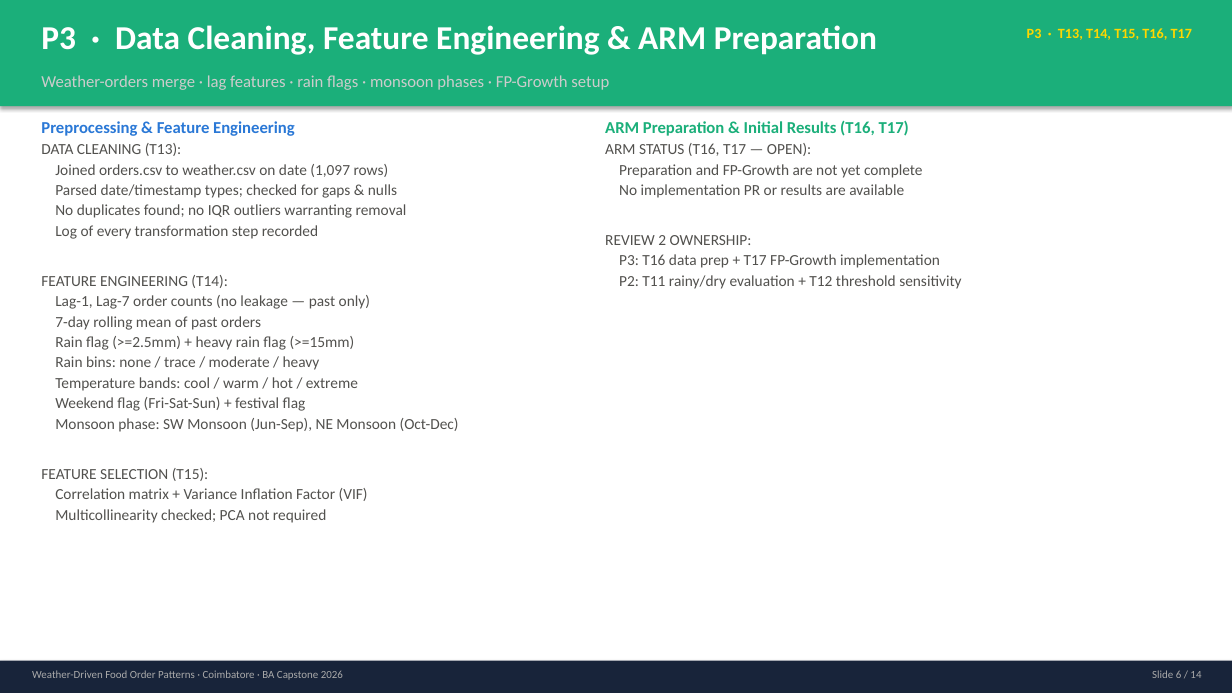
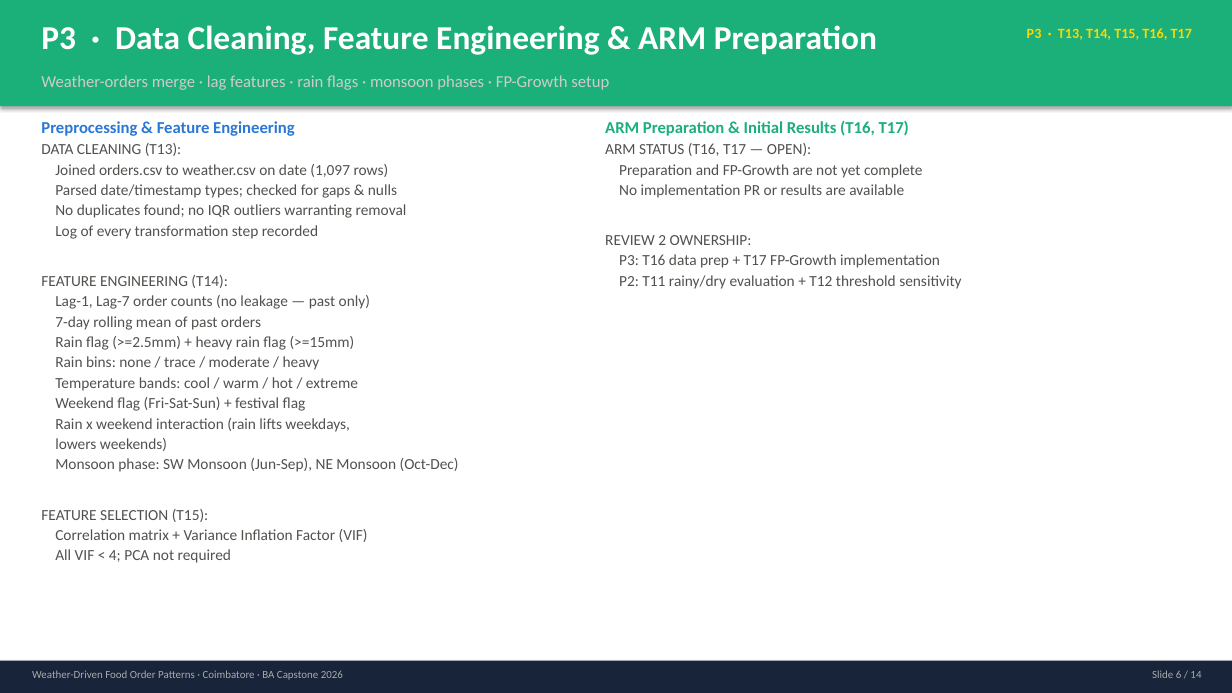
Before and after one commit to priyagarnet20-ops/weather-food-orders, a slide deck: slide 6 of slides/review1/review1_deck.pptx. Drawn at 1232x693 pixels with LibreOffice and Linux fonts; fonts in the diff are those of the drawing. Boxes give left, top, right and bottom in pixels: in the first picture for what was removed or moved away, otherwise in the second. Text is boxed around its words. In the diff, an @@ line names an element or a change of style, - is before the commit and + after.

```diff
--- a/slides/review1/review1_deck.pptx
+++ b/slides/review1/review1_deck.pptx
@@ text at (x1=55, y1=418, x2=350, y2=451): paragraphs added @@
+Rain x weekend interaction (rain lifts weekdays,
+lowers weekends)
@@ text at (x1=55, y1=549, x2=231, y2=563): text changed @@
-Multicollinearity checked; PCA not required
+All VIF < 4; PCA not required
```
Also in this commit, not shown: 13 other slides changed, 2 other files.
